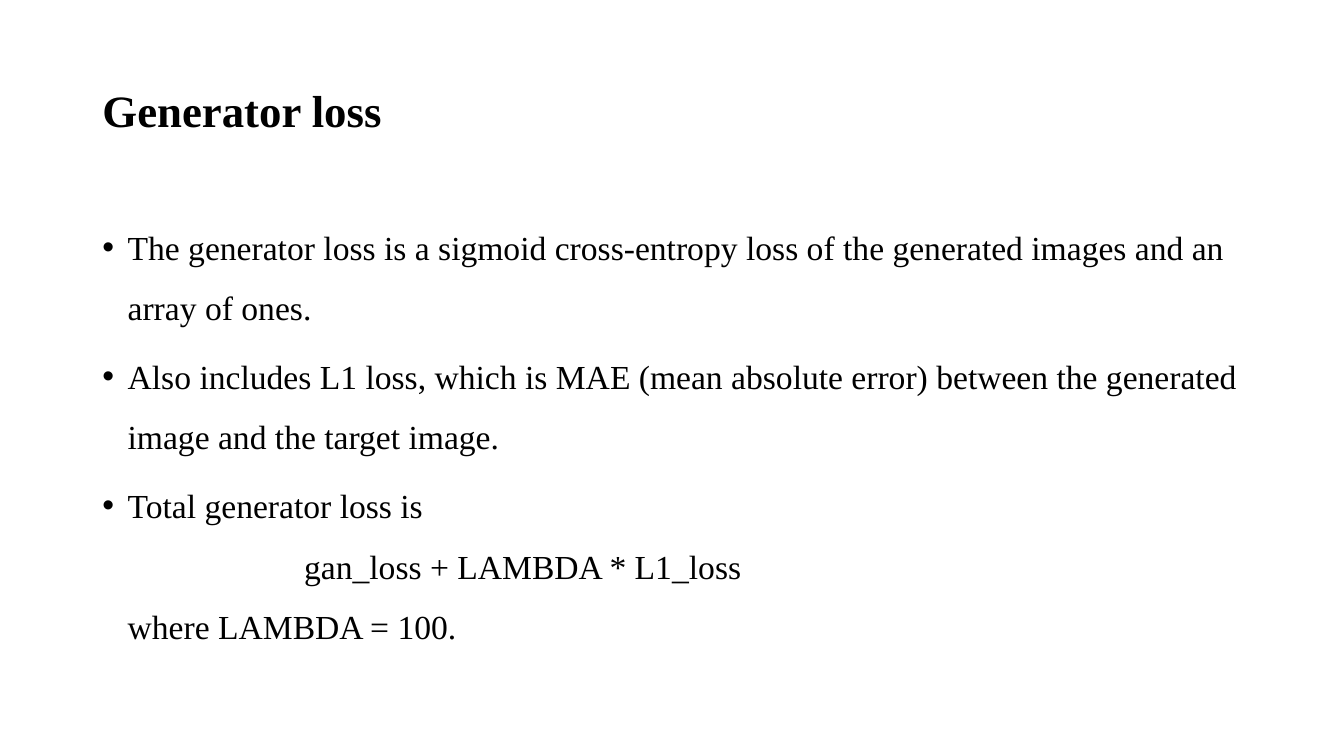
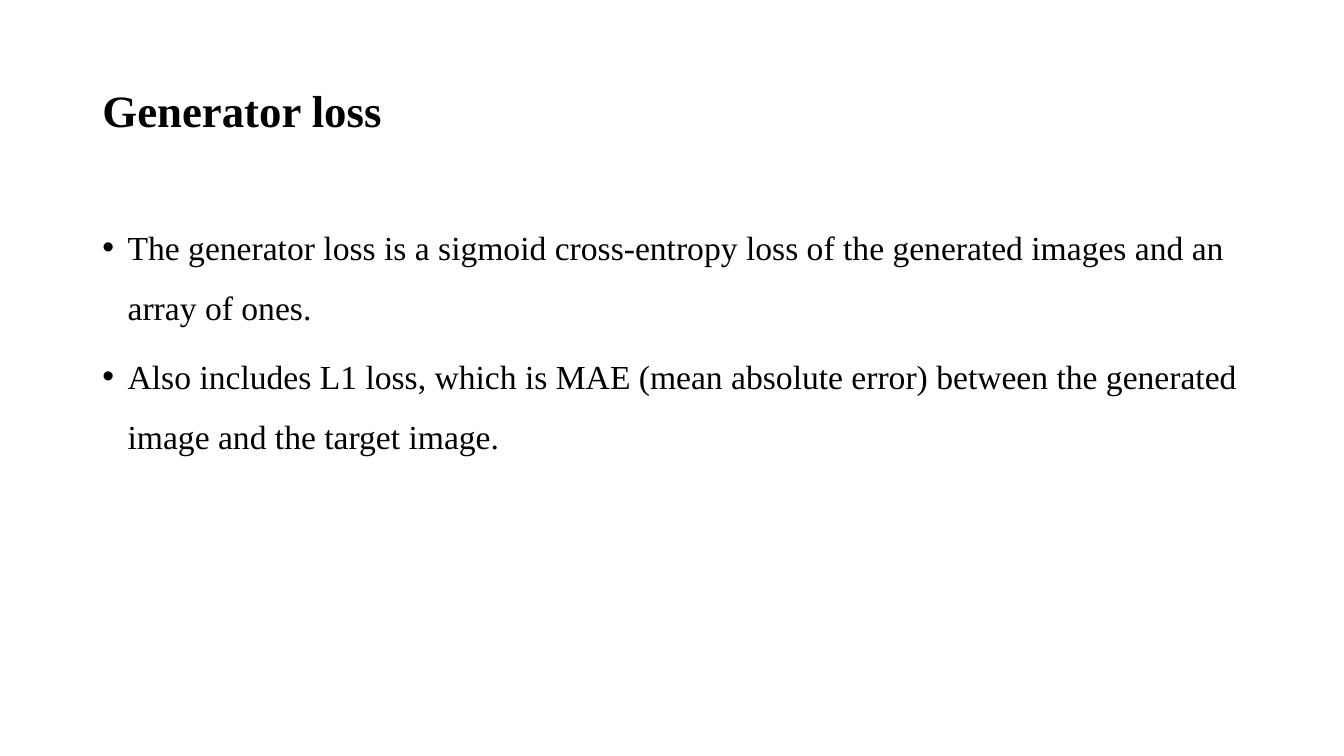
Before and after one commit to sujanW0W/MajorProject, a slide deck: slide 17 of Image Inpainting/Image inpainting.pptx (slide 18 before the commit). Drawn at 1344x756 pixels with LibreOffice and Linux fonts; fonts in the diff are those of the drawing. Boxes give left, top, right and bottom in pixels: in the first picture for what was removed or moved away, otherwise in the second. Text is boxed around its words. In the diff, an @@ line names an element or a change of style, - is before the commit and + after.

```diff
--- a/Image Inpainting/Image inpainting.pptx
+++ b/Image Inpainting/Image inpainting.pptx
@@ text at box(128, 494, 741, 640): paragraph removed @@
-• Total generator loss is
-  gan_loss + LAMBDA * L1_loss
-  where LAMBDA = 100.
```
Also in this commit, not shown: 3 other slides changed, 5 slides added, 3 slides removed, 1 other file.
